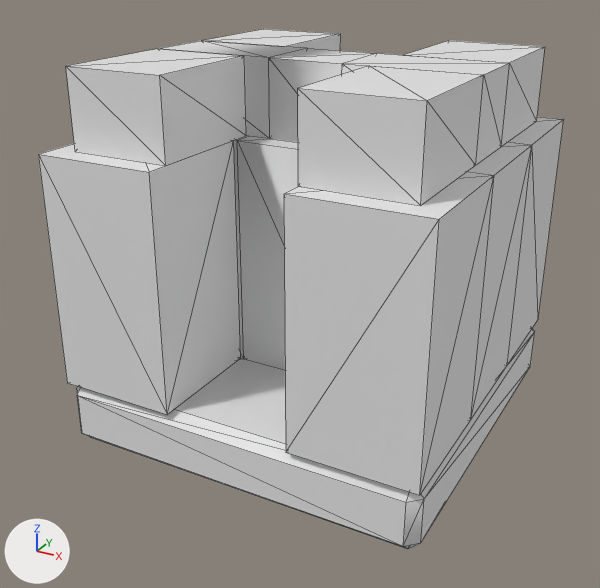
The OBJ model assets/blocks/plug_2.obj: old version first, new version second.
The view is the same before and after, from a 50 mm lens placed at (0.978, -1.901, 0.788), pointed at (-0.026, -0.076, -0.124). The lights are fixed; the arrows at lower left show +X, +Y and +Z. The first picture is the older version. Mesh edges are drawn as thin lines. Where no turn or scale is listed for an object, it has been applied to the vertices. Vertices at exactly the same position are counted once.

The older version as bpy lines, for what is in view:
```python
me_plug_2 = bpy.data.meshes.new('plug_2')
me_plug_2.from_pydata(...)  # 104 vertices, 208 faces; spans x -0.5..0.5, y -0.5..0.5, z -0.5..0.5
ob_plug_2 = bpy.data.objects.new('plug_2', me_plug_2)
ob_plug_2.location = (0.0, 0.0, 0.0)
```
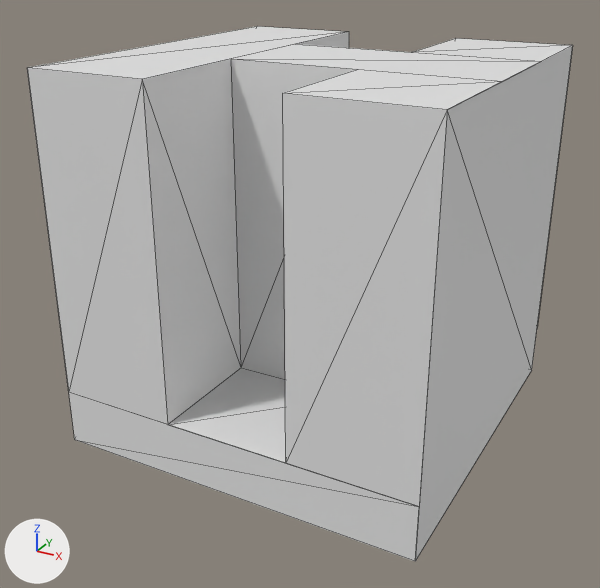
Where the change shows, as pixel boxes (x1, y1, x2, y2) in the pictures (600 x 588 px):
'plug_2', reshaped
    before: (38, 29, 564, 549)
    after: (27, 26, 573, 561)
part 1 of me_plug_2, rebuilt (41% taller)
    before: (38, 117, 564, 495)
    after: (27, 26, 573, 561)
part 2 of me_plug_2, deleted
    before: (66, 29, 545, 205)
part 3 of me_plug_2, deleted
    before: (77, 329, 535, 549)

Edits to the bpy script that builds the scene:
```text
Change me_plug_2:
    used by ob_plug_2; location = (0.0, 0.0, 0.0)
    remove me_plug_2.from_pydata(...)  # 104 vertices, 208 faces; spans x -0.5..0.5, y -0.5..0.5, z -0.5..0.5
    add me_plug_2.from_pydata(...)  # 30 vertices, 42 faces; spans x -0.5..0.5, y -0.5..0.5, z -0.5..0.5
    me_plug_2 part 1: the loose piece of 40 vertices spanning x -0.5..0.5, y -0.5..0.5, z -0.32..0.3 is rebuilt with 30 vertices and now spans x -0.5..0.5, y -0.5..0.5, z -0.5..0.5
    me_plug_2 part 2: the loose piece of 40 vertices spanning x -0.44..0.44, y -0.44..0.44, z 0.3..0.5 is deleted
    me_plug_2 part 3: the loose piece of 24 vertices spanning x -0.5..0.5, y -0.5..0.5, z -0.5..-0.32 is deleted
```
